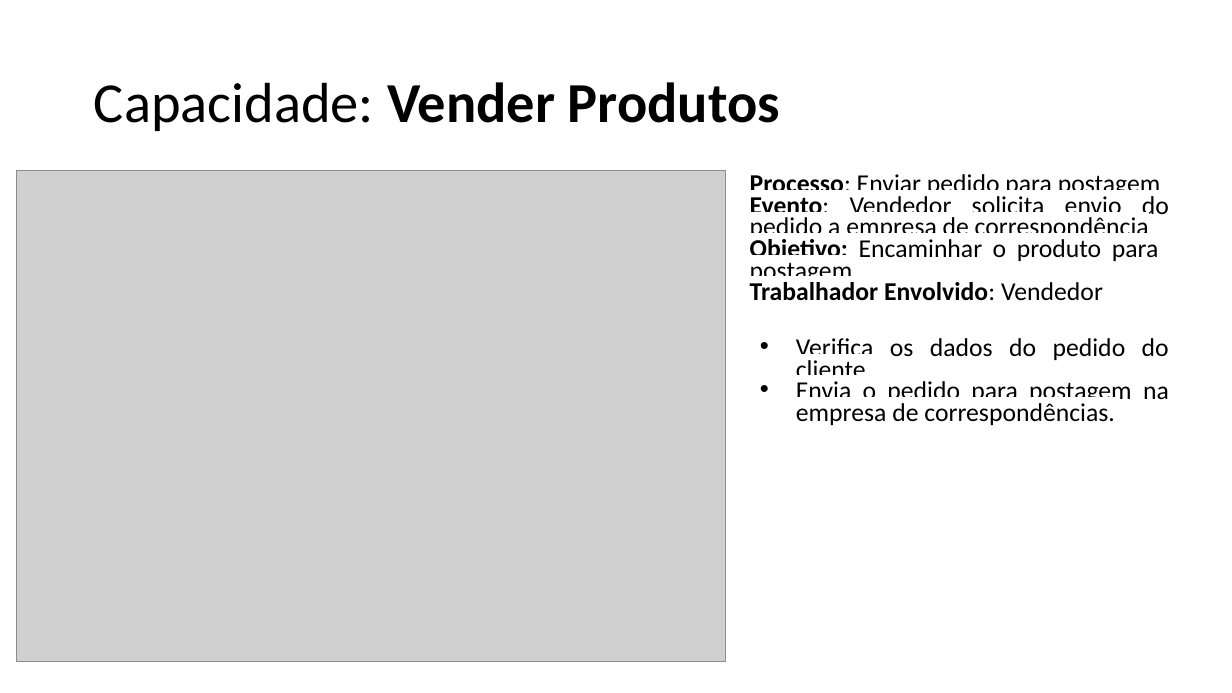
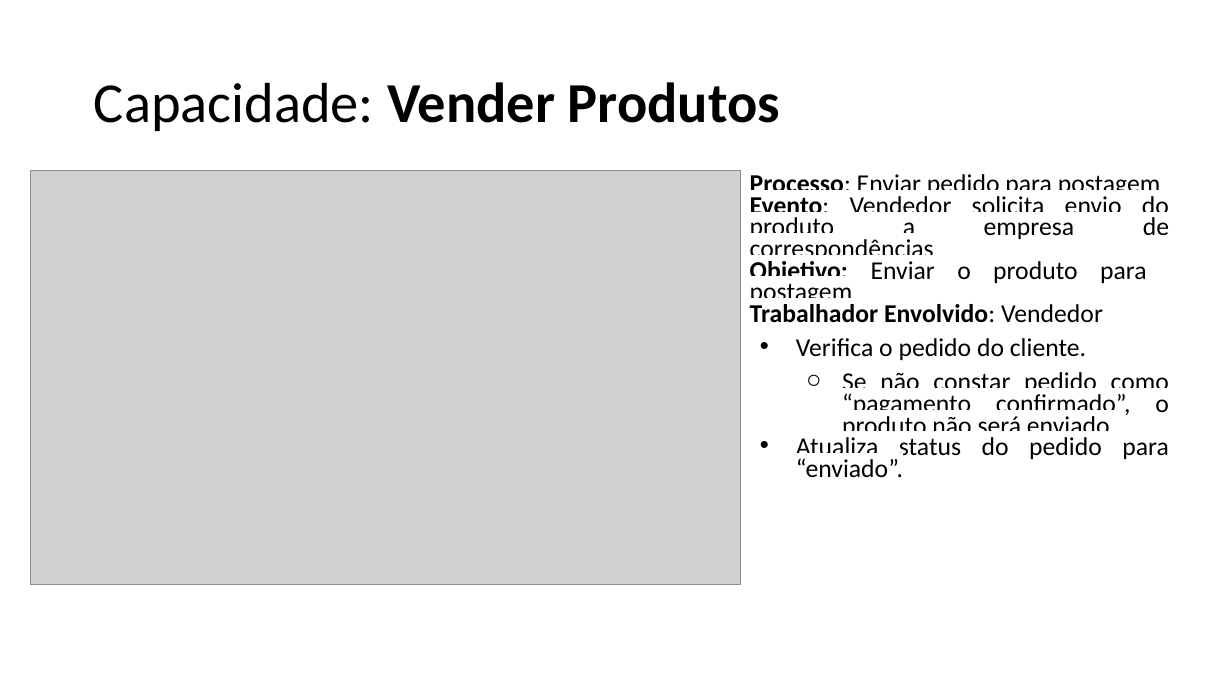
Before and after one commit to emersonsoaresdasilva/projeto-ope, a slide deck: slide 4 of 18-Descrição dos Processos de Negócio.pptx (slide 6 before the commit). Drawn at 1232x693 pixels with LibreOffice and Linux fonts; fonts in the diff are those of the drawing; grey boxes stand for pictures. Boxes give left, top, right and bottom in pixels: in the first picture for what was removed or moved away, otherwise in the second. Text is boxed around its words. In the diff, an @@ line names an element or a change of style, - is before the commit and + after.

```diff
--- a/18-Descrição dos Processos de Negócio.pptx
+++ b/18-Descrição dos Processos de Negócio.pptx
@@ picture: place and size @@
-picture at (17,171,726,662)
+picture at (30,171,740,585)
@@ text at (750,196,1169,306): text changed @@
-Evento: Vendedor solicita envio do pedido a empresa de correspondência
-Objetivo: Encaminhar o produto para postagem
+Evento: Vendedor solicita envio do produto a empresa de correspondências
+Objetivo: Enviar o produto para postagem
@@ text at (796,338,1169,477): text changed @@
-• Verifica os dados do pedido do cliente.
-• Envia o pedido para postagem na empresa de correspondências.
+• Verifica o pedido do cliente.
+  ○ Se não constar pedido como “pagamento confirmado”, o produto não será enviado.
+• Atualiza status do pedido para “enviado”.
```
Also in this commit, not shown: 18 other slides changed, 4 slides added, 10 slides removed, 49 other files.
